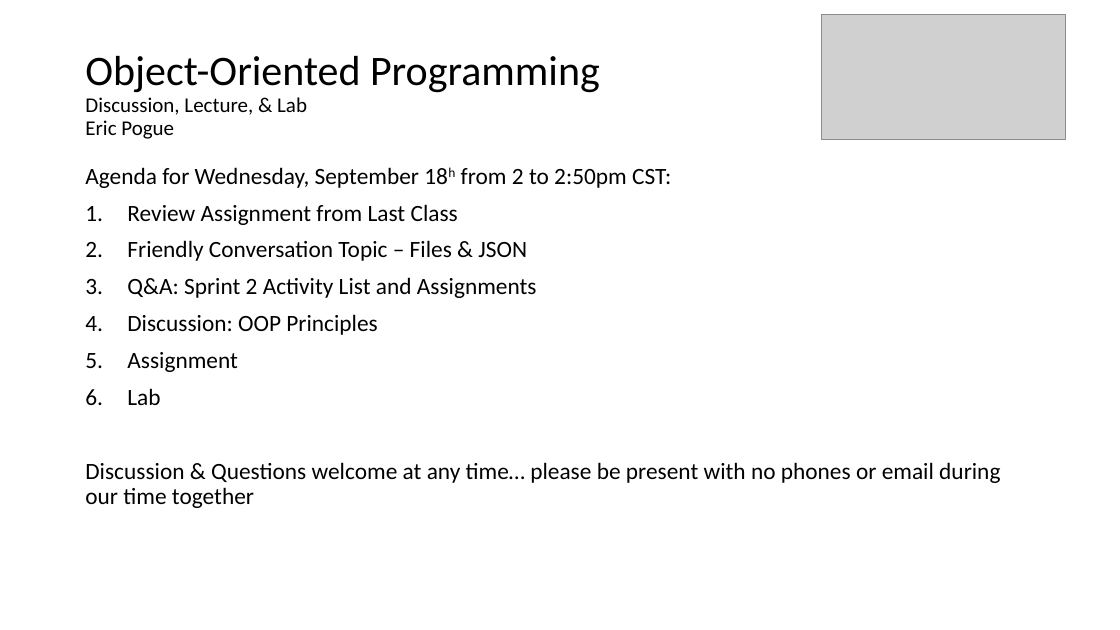
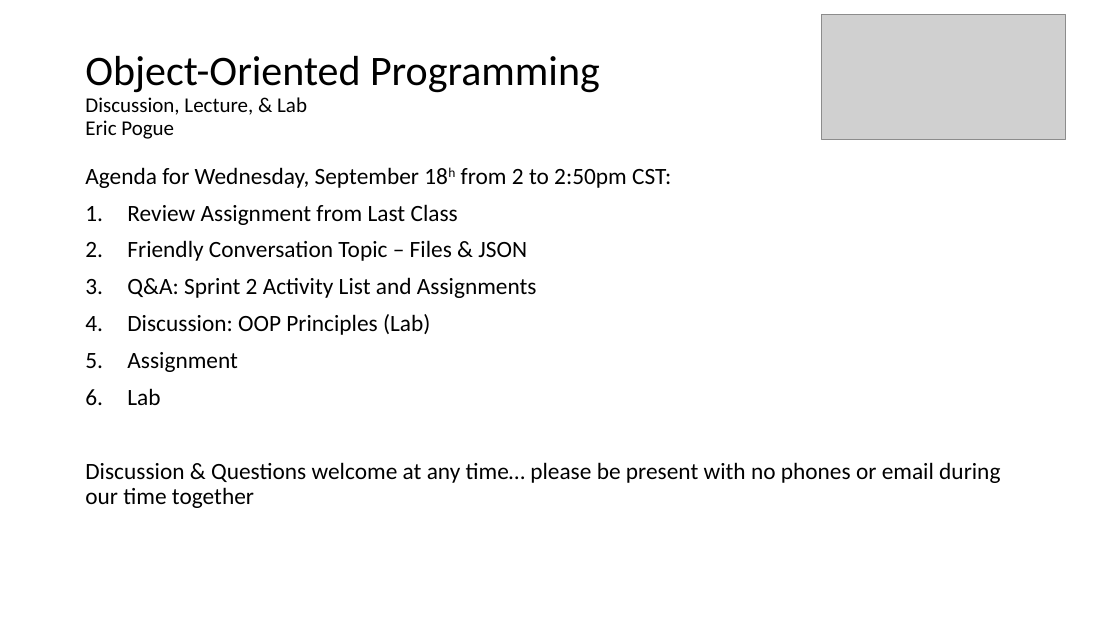
Before and after one commit to EricJPogue/CPSC-24500, a slide deck: slide 1 of lecture-slides/2019-09-18-oop.pptx. Drawn at 1120x630 pixels with LibreOffice and Linux fonts; fonts in the diff are those of the drawing; grey boxes stand for pictures. Boxes give left, top, right and bottom in pixels: in the first picture for what was removed or moved away, otherwise in the second. Text is boxed around its words. In the diff, an @@ line names an element or a change of style, - is before the commit and + after.

```diff
--- a/lecture-slides/2019-09-18-oop.pptx
+++ b/lecture-slides/2019-09-18-oop.pptx
@@ text at [127,314,430,335]: text changed @@
-4. Discussion: OOP Principles
+4. Discussion: OOP Principles (Lab)
```
Also in this commit, not shown: 2 other slides changed, 1 slide added.
